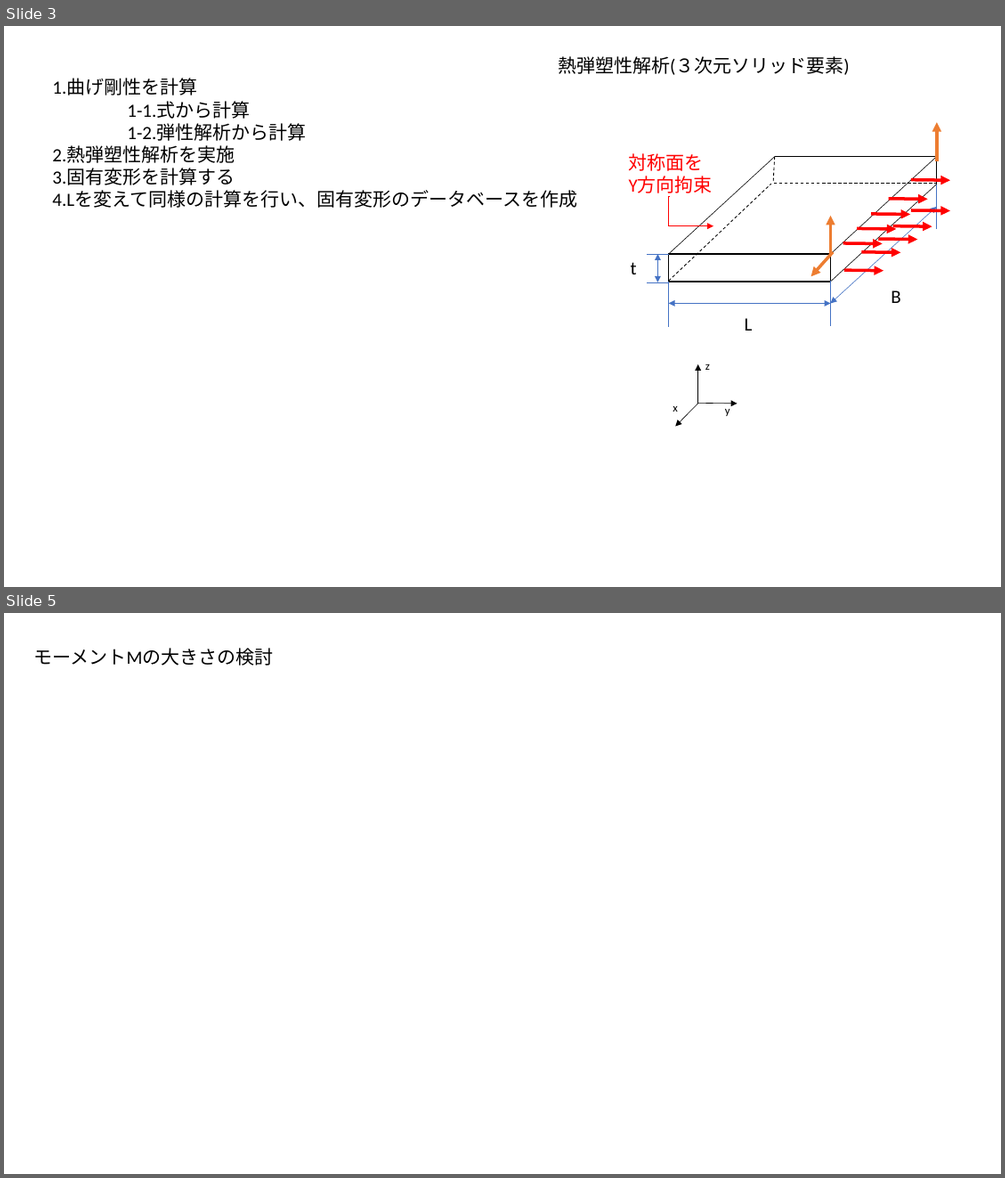
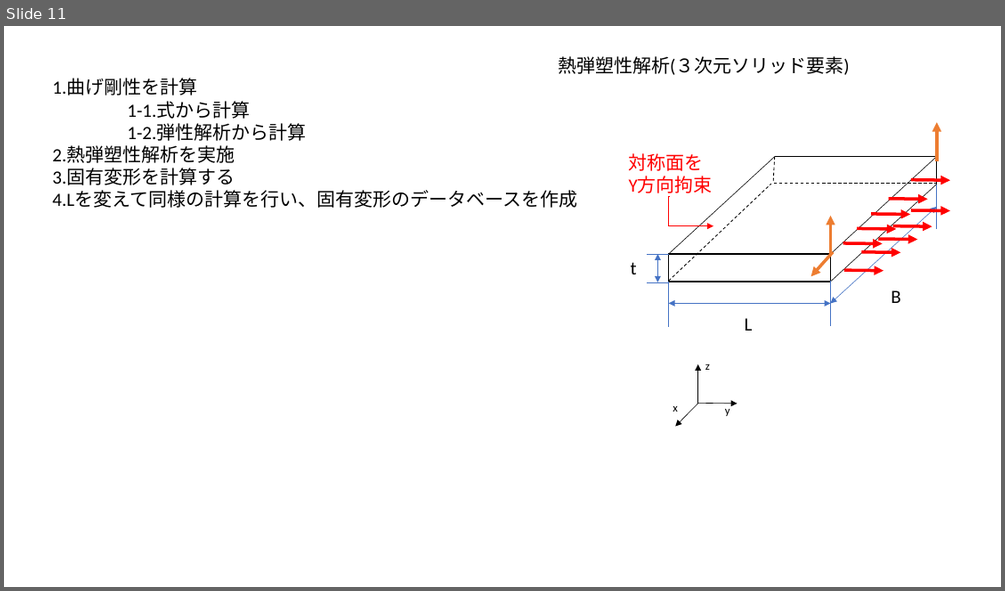
Before and after one commit to yuki0083/research, a slide deck: 剛性計算方法.pptx. Shown one above the other, each under a label of ours: slides 3 and 5 before the commit, slide 11 after it; the slides between them are not shown. The pictures are 1005x1178 and 1005x591 pixels, drawn with LibreOffice and Linux fonts; fonts in the diff are those of the drawing. Boxes give left, top, right and bottom in pixels: in the first picture for what was removed or moved away, otherwise in the second. Text is boxed around its words. In the diff, an @@ line names an element or a change of style, - is before the commit and + after.

```diff
--- a/剛性計算方法.pptx
+++ b/剛性計算方法.pptx
@@ slide 5 removed at (4, 613, 1001, 1174), background #FFFFFF @@
@@ text removed at (33, 648, 273, 666) @@
-モーメントMの大きさの検討
@@ what was slide 3 is now slide 11 @@
```
Also in this commit, not shown: 2 slides changed, 8 slides added, 2 other files.
